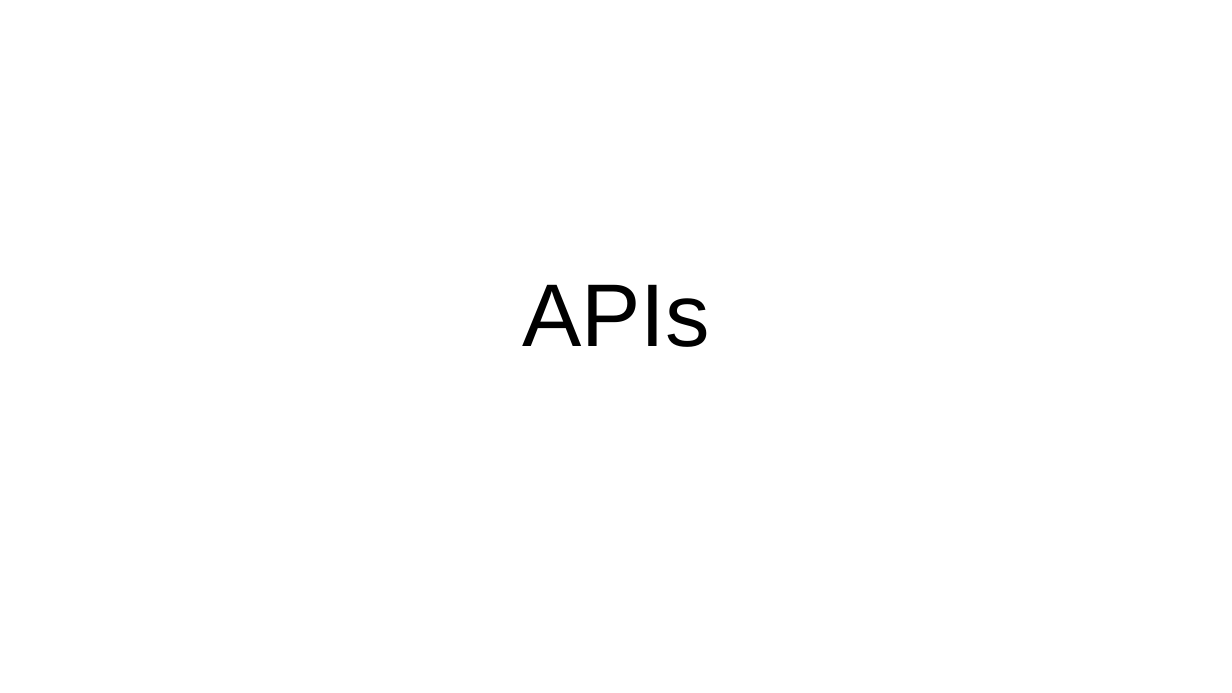
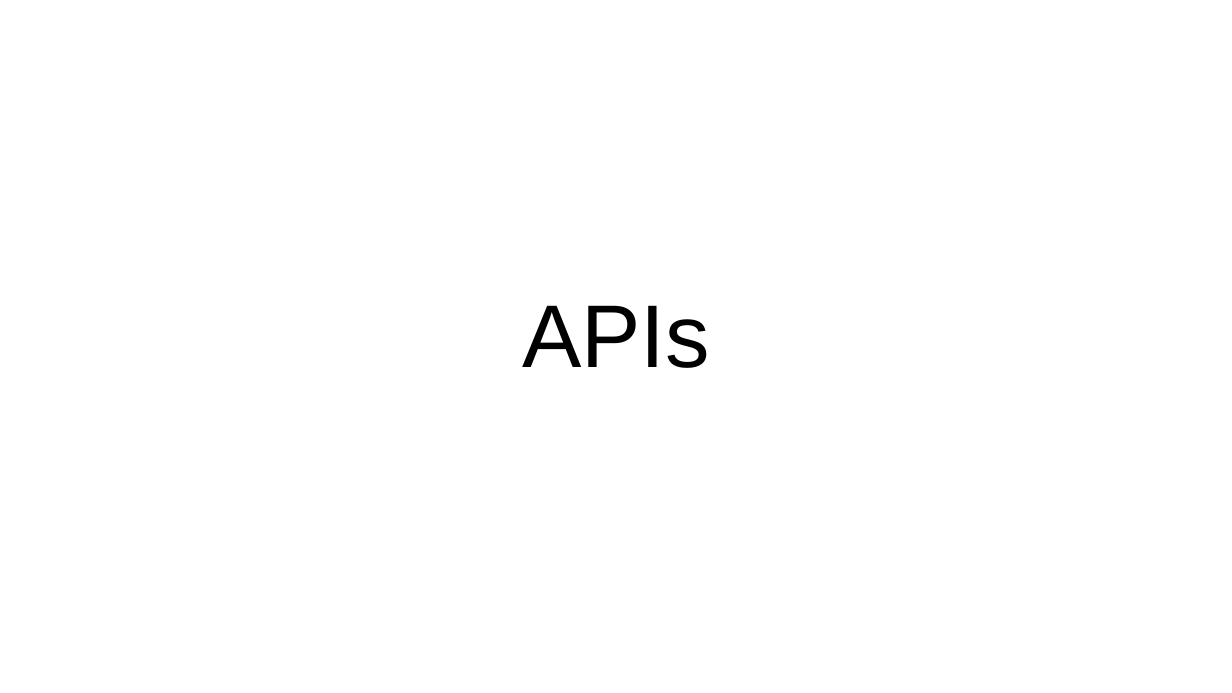
Before and after one commit to WenjieLuo2333/EC601_MiniProject_1, a slide deck: slide 1 of Copy of API.pptx. Drawn at 1232x693 pixels with LibreOffice and Linux fonts; fonts in the diff are those of the drawing. Boxes give left, top, right and bottom in pixels: in the first picture for what was removed or moved away, otherwise in the second. Text is boxed around its words. In the diff, an @@ line names an element or a change of style, - is before the commit and + after.

```diff
--- a/Copy of API.pptx
+++ b/Copy of API.pptx
@@ title "APIs": place and size @@
-title "APIs" at [522,284,710,347]
+title "APIs" at [522,305,710,368]
```
Also in this commit, not shown: 37 other files.
